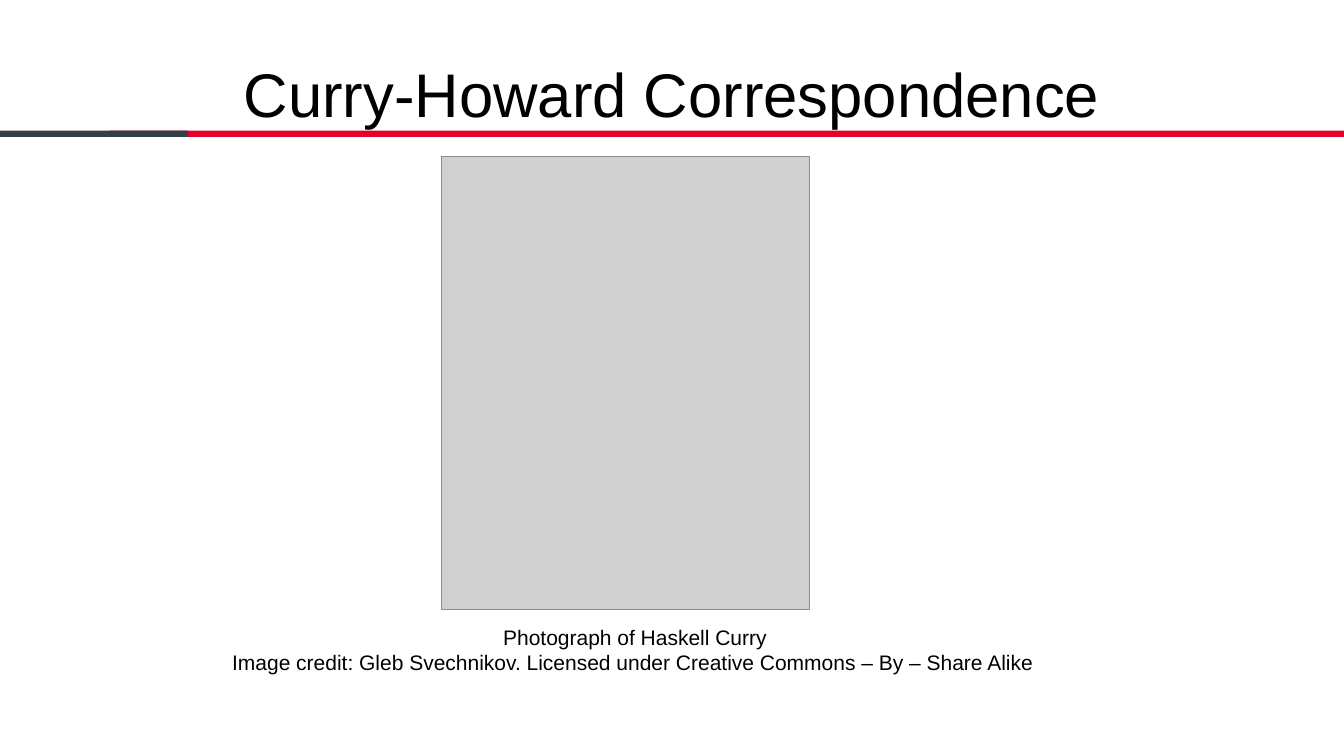
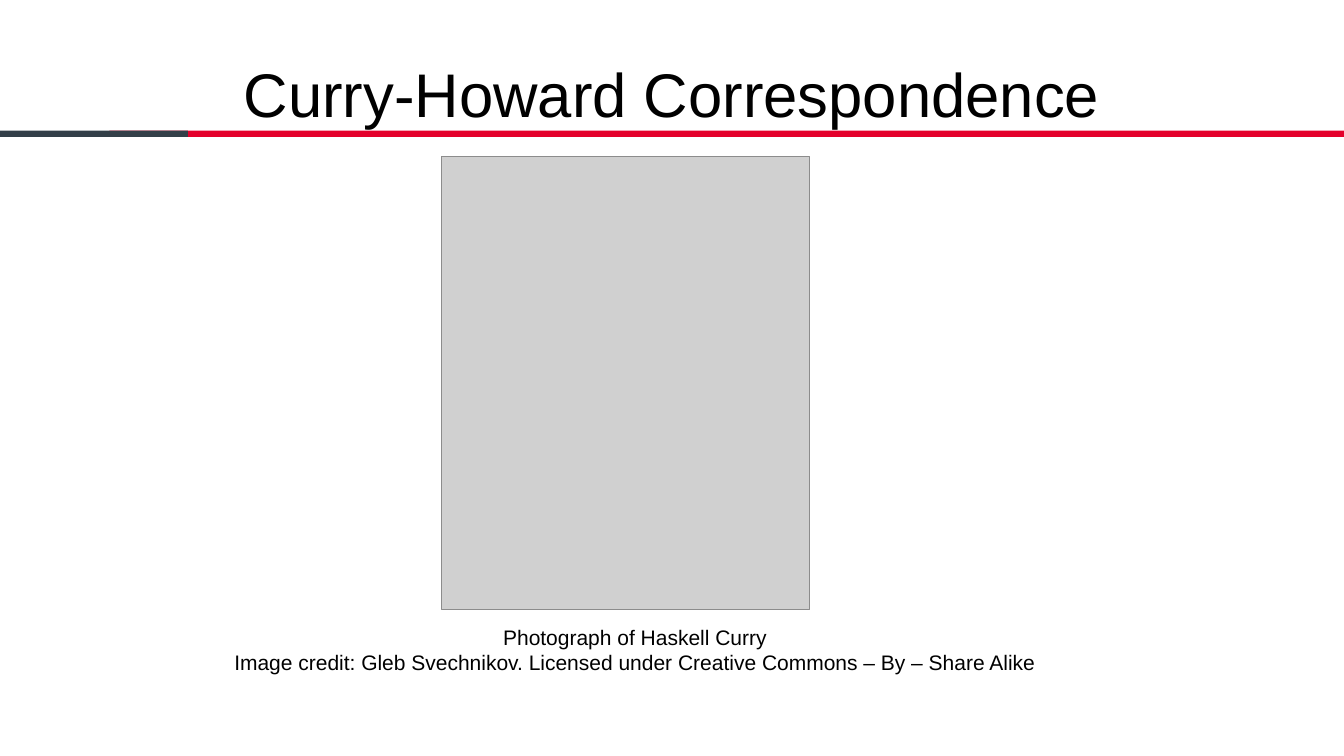
Before and after one commit to A1kmm/dependently-typed-revolution-lambdajam, a slide deck: slide 4 of Talk.pptx. Drawn at 1344x756 pixels with LibreOffice and Linux fonts; fonts in the diff are those of the drawing; grey boxes stand for pictures; background and template pictures are left out. Boxes give left, top, right and bottom in pixels: in the first picture for what was removed or moved away, otherwise in the second. Text is boxed around its words. In the diff, an @@ line names an element or a change of style, - is before the commit and + after.

```diff
--- a/Talk.pptx
+++ b/Talk.pptx
@@ text at [234,654,1034,674]: alignment left to centre @@
```
Also in this commit, not shown: 3 other slides changed, 1 slide added, 1 other file.
